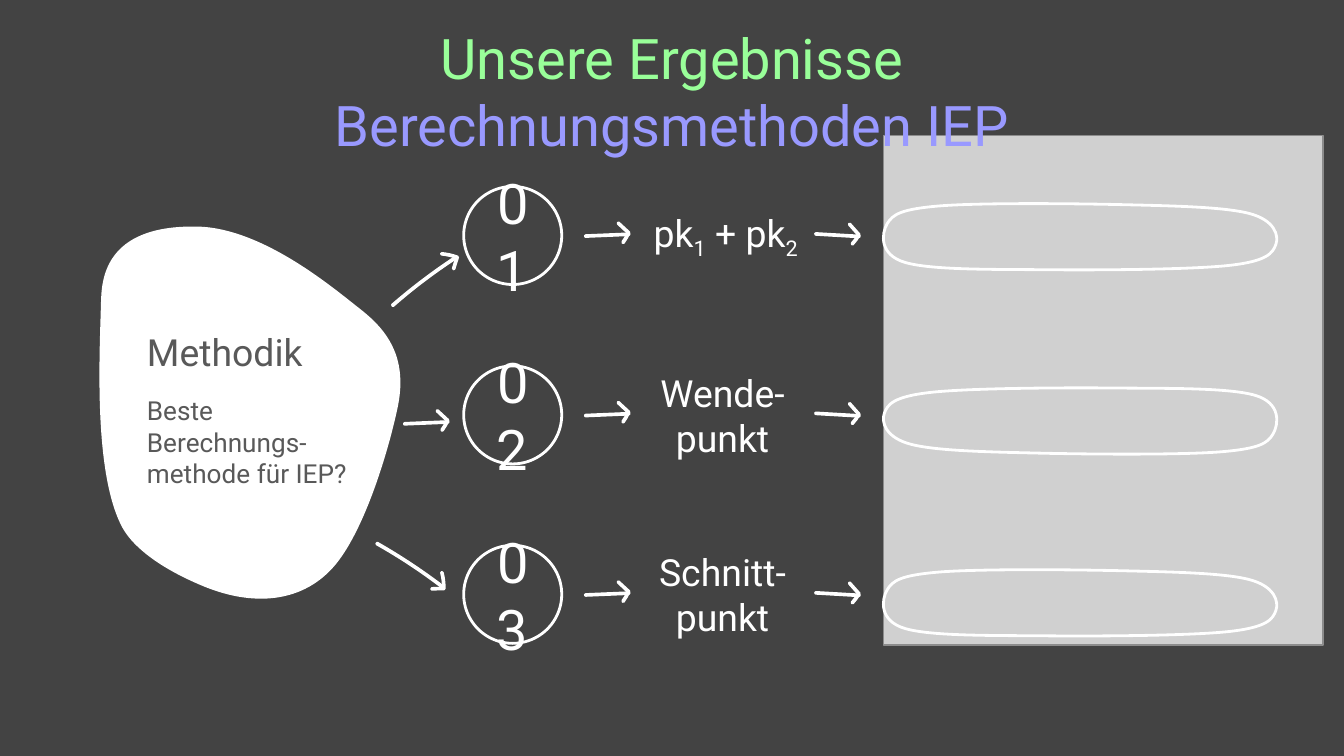
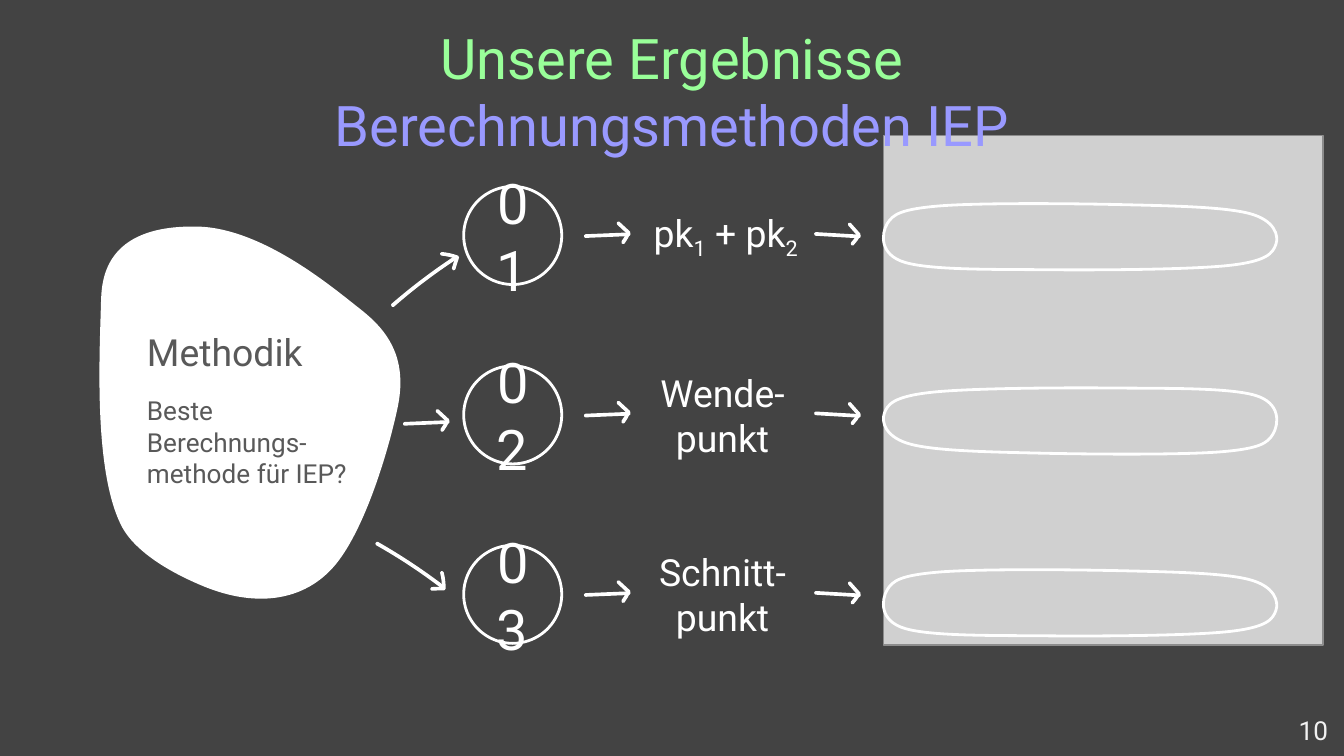
Before and after one commit to TimerErTim/bioinf.bio, a slide deck: slide 10 of sem-3_titration/presentation/BCH3_WS2025_GlycinTitration_Results.pptx. Drawn at 1344x756 pixels with LibreOffice and Linux fonts; fonts in the diff are those of the drawing; grey boxes stand for pictures. Boxes give left, top, right and bottom in pixels: in the first picture for what was removed or moved away, otherwise in the second. Text is boxed around its words. In the diff, an @@ line names an element or a change of style, - is before the commit and + after.

```diff
--- a/sem-3_titration/presentation/BCH3_WS2025_GlycinTitration_Results.pptx
+++ b/sem-3_titration/presentation/BCH3_WS2025_GlycinTitration_Results.pptx
@@ page number added at bbox=[1299, 721, 1328, 740], 14 pt, text #F2F2F2 @@
+10
```
Also in this commit, not shown: 10 other slides changed.
